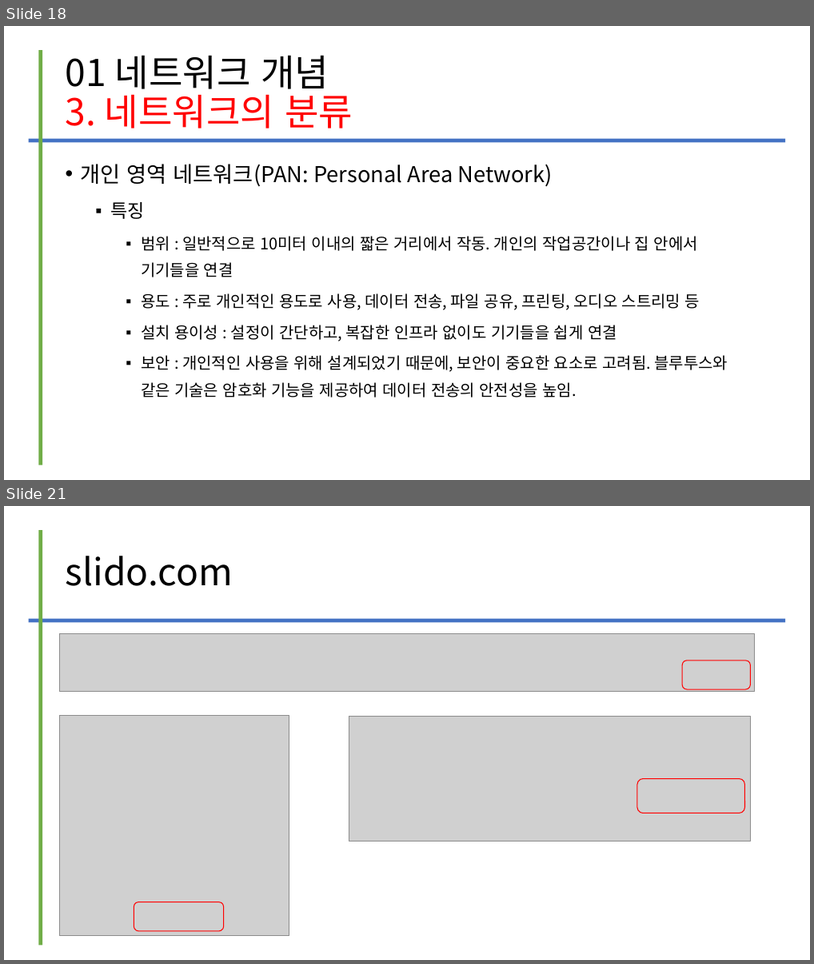
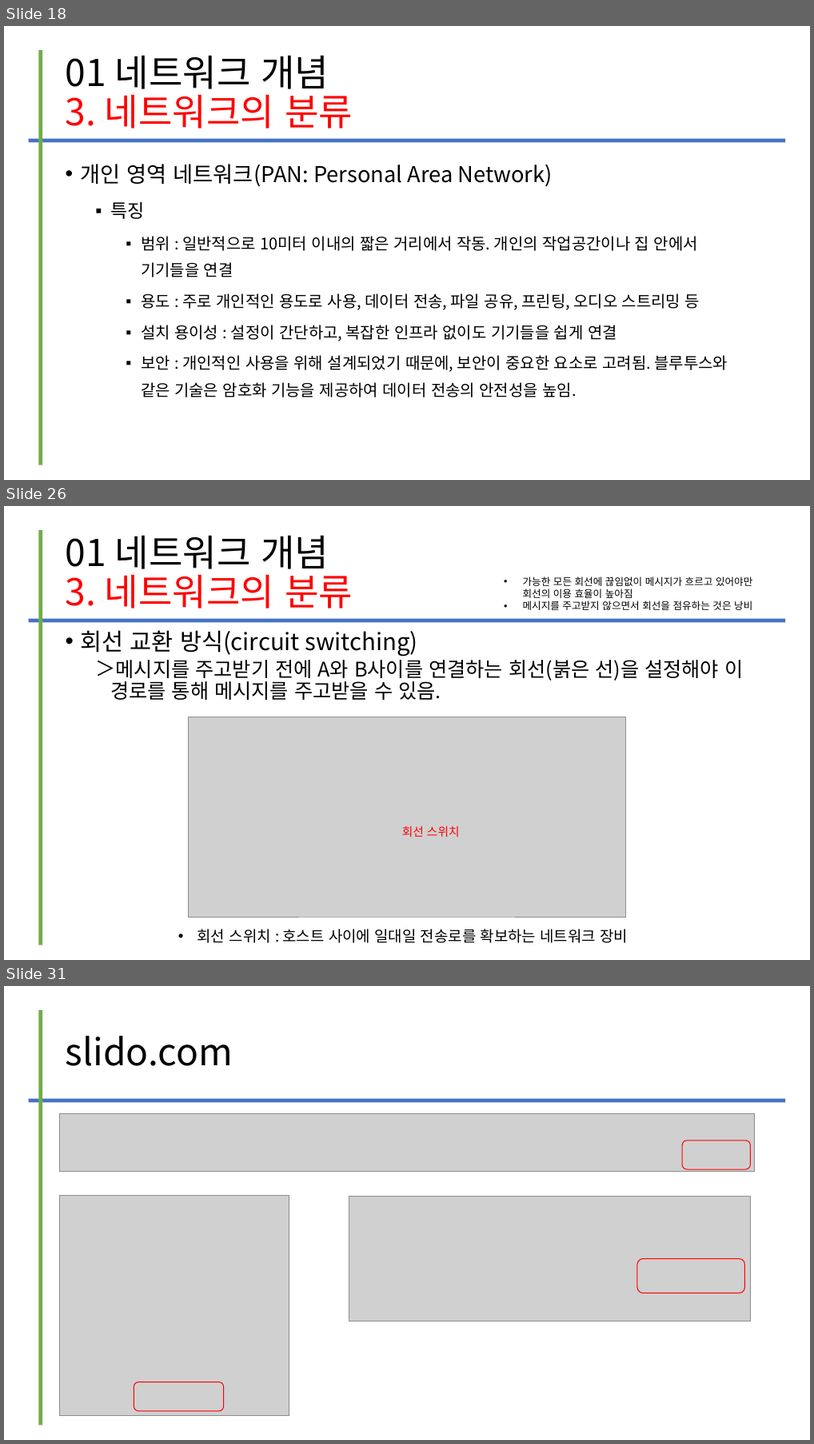
Before and after one commit to kig2929kig/2025-1-network, a slide deck: 컴퓨터 네트워크 - I. 네트워크의 이해.ppt. Shown one above the other, each under a label of ours: slides 18 and 21 before the commit, slides 18, 26 and 31 after it; the slides between them are not shown. The pictures are 814x964 and 814x1444 pixels, drawn with LibreOffice and Linux fonts; fonts in the diff are those of the drawing; grey boxes stand for pictures. Boxes give left, top, right and bottom in pixels: in the first picture for what was removed or moved away, otherwise in the second. Text is boxed around its words. In the diff, an @@ line names an element or a change of style, - is before the commit and + after.

```diff
--- a/컴퓨터 네트워크 - I. 네트워크의 이해.ppt
+++ b/컴퓨터 네트워크 - I. 네트워크의 이해.ppt
@@ slide 26 added at bbox=[4, 506, 810, 960], background #FFFFFF @@
@@ line added from (41, 530) to (41, 945), #70AD47 4.51 pt @@
@@ title added at bbox=[66, 535, 353, 608], 44 pt, text #FF0000 @@
+01 네트워크 개념
+3. 네트워크의 분류
@@ text added at bbox=[523, 576, 753, 610], 12 pt, text #000000 @@
+• 가능한 모든 회선에 끊임없이 메시지가 흐르고 있어야만 회선의 이용 효율이 높아짐
+• 메시지를 주고받지 않으면서 회선을 점유하는 것은 낭비
@@ line added from (28, 620) to (786, 620), #4472C4 4.51 pt @@
@@ text added at bbox=[81, 630, 743, 700], 24 pt, text #000000 @@
+• 회선 교환 방식(circuit switching)
+  ＞ 메시지를 주고받기 전에 A와 B사이를 연결하는 회선(붉은 선)을 설정해야 이 경로를 통해 메시지를 주고받을 수 있음.
@@ picture added at bbox=[188, 716, 626, 916] @@
@@ text added at bbox=[402, 826, 460, 836], 14 pt, text #FF0000 @@
+회선 스위치
@@ text added at bbox=[198, 928, 628, 943], 18 pt, text #000000 @@
+• 회선 스위치 : 호스트 사이에 일대일 전송로를 확보하는 네트워크 장비
@@ what was slide 21 is now slide 31 @@
```
Also in this commit, not shown: 12 other slides added, 3 slides removed.
